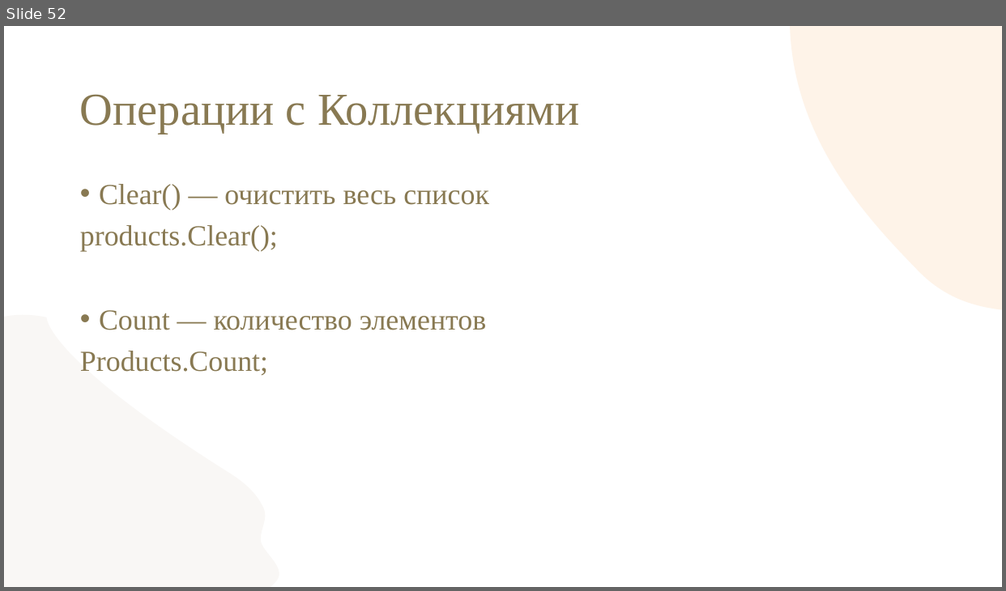
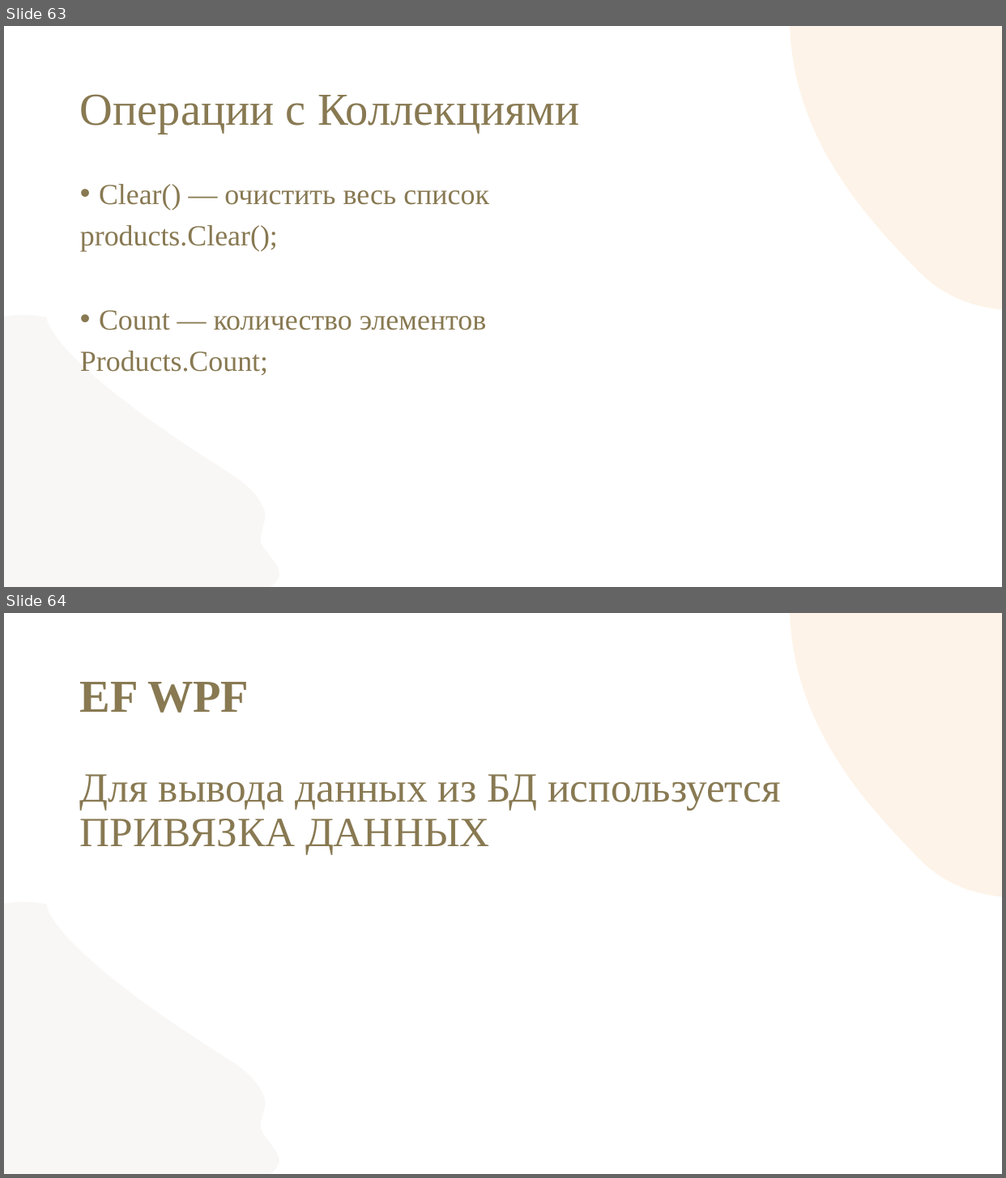
Before and after one commit to gheluag/demoexam_2026, a slide deck: Модуль 2/EF/EF.pptx. Shown one above the other, each under a label of ours: slide 52 before the commit, slides 63 and 64 after it. The pictures are 1006x591 and 1006x1178 pixels, drawn with LibreOffice and Linux fonts; fonts in the diff are those of the drawing; background and template pictures are left out. Boxes give left, top, right and bottom in pixels: in the first picture for what was removed or moved away, otherwise in the second. Text is boxed around its words. In the diff, an @@ line names an element or a change of style, - is before the commit and + after.

```diff
--- a/Модуль 2/EF/EF.pptx
+++ b/Модуль 2/EF/EF.pptx
@@ slide 64 added at (4, 613, 1002, 1174), background #FFFFFF; not listed: 2 template elements that a slide beside it also shows @@
@@ title added at (80, 682, 249, 713), 44 pt, text #887952, bold @@
+EF WPF
@@ text added at (80, 774, 781, 855), 40 pt, text #887952 @@
+Для вывода данных из БД используется ПРИВЯЗКА ДАННЫХ
@@ what was slide 52 is now slide 63 @@
```
Also in this commit, not shown: 10 slides changed, 14 other slides added, 37 other files.
